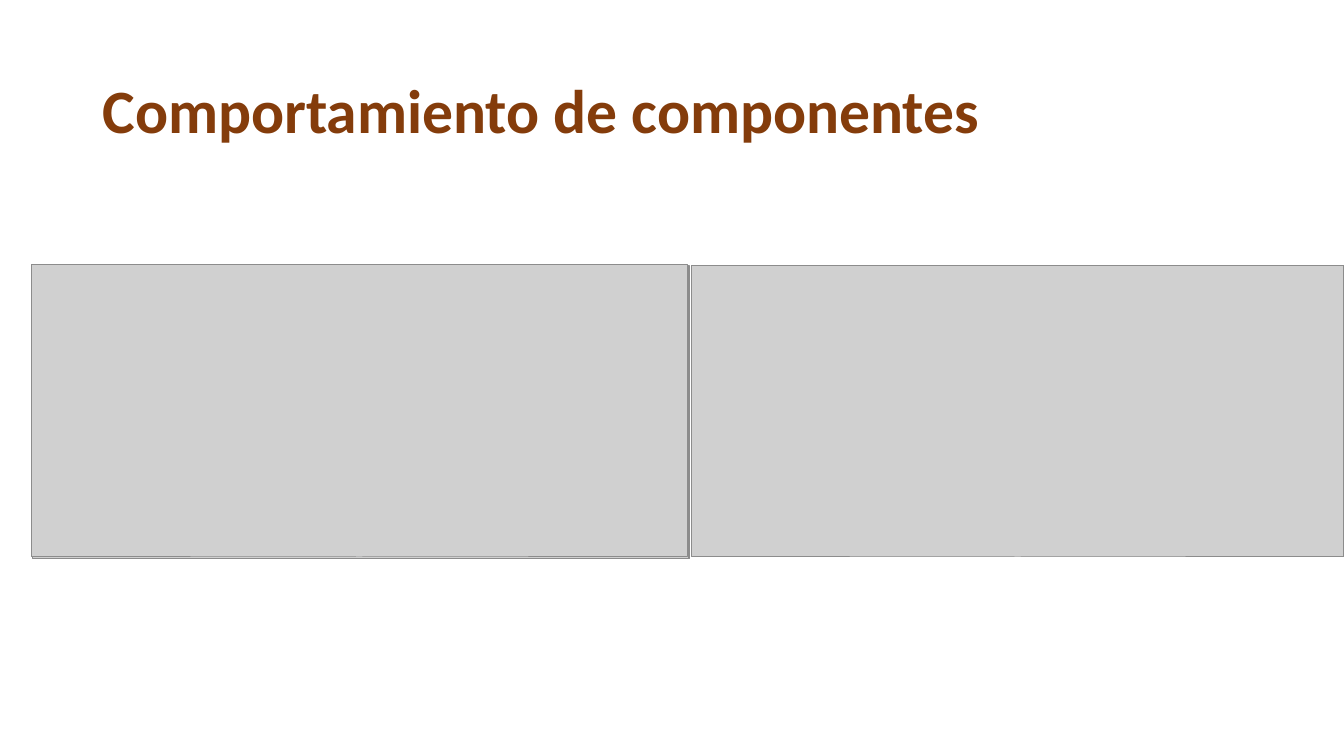
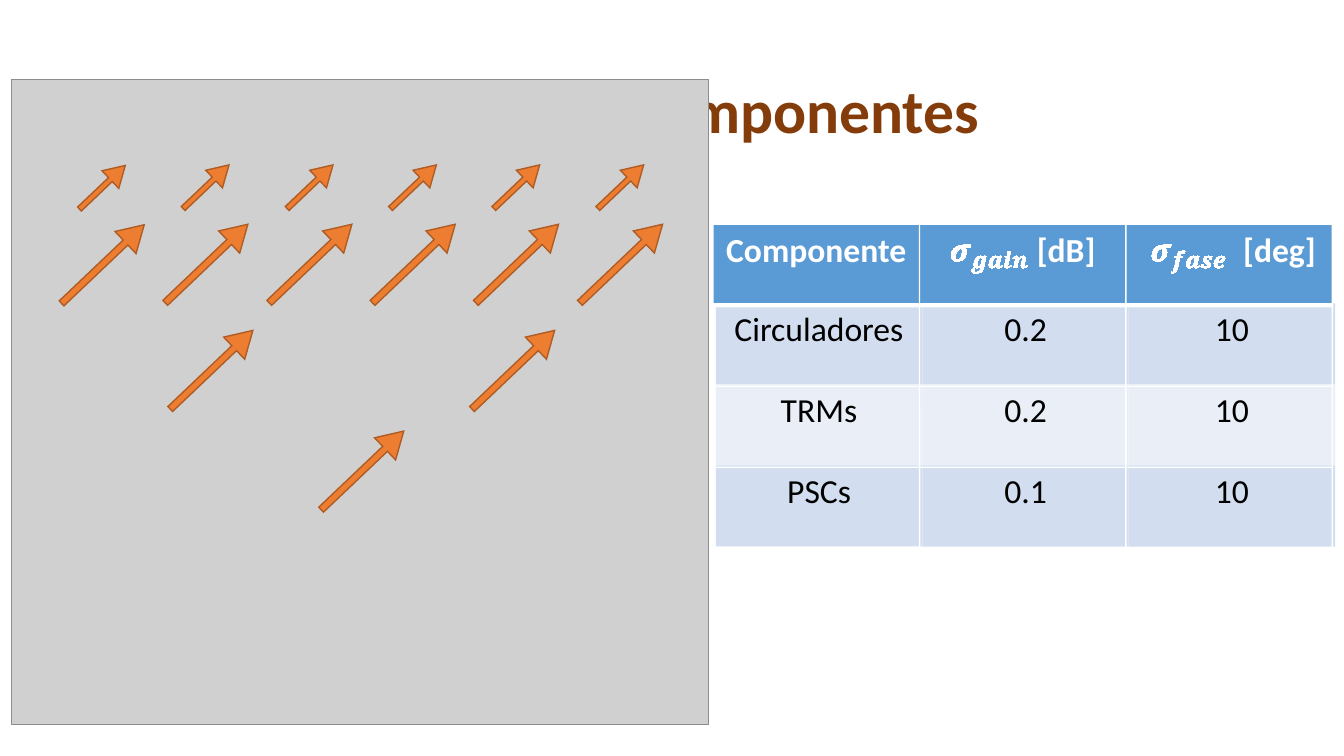
Before and after one commit to franciscoSoler/Polarimetric-Antenna-Calibrator, a slide deck: slide 48 of written/presentation/tesisInformatica.pptm. Drawn at 1344x756 pixels with LibreOffice and Linux fonts; fonts in the diff are those of the drawing; grey boxes stand for pictures. Boxes give left, top, right and bottom in pixels: in the first picture for what was removed or moved away, otherwise in the second. Text is boxed around its words. In the diff, an @@ line names an element or a change of style, - is before the commit and + after.

```diff
--- a/written/presentation/tesisInformatica.pptm
+++ b/written/presentation/tesisInformatica.pptm
@@ picture added at (11,80,709,725) @@
@@ group added at (71,156,652,218): 6 down arrows @@
@@ group added at (51,213,673,314): 6 down arrows @@
@@ group added at (713,224,1333,549): 9 lines, 4 freeform shapes, 3 rectangles, 3 texts @@
+Componente
+[dB]
+[deg]
@@ picture removed at (31,264,688,558) @@
@@ picture removed at (32,265,689,559) @@
@@ picture removed at (33,266,690,560) @@
@@ picture removed at (692,265,1344,557) @@
@@ down arrow added at (160,319,263,420), fill #ED7D31, outline #AF5C24 1 pt @@
@@ down arrow added at (462,319,565,420), fill #ED7D31, outline #AF5C24 1 pt @@
@@ group added at (716,303,1336,384): 3 rectangles, 3 texts @@
+Circuladores
+0.2
+10
@@ group added at (716,384,1336,465): 3 rectangles, 3 texts @@
+TRMs
+0.2
+10
@@ down arrow added at (310,420,414,521), fill #ED7D31, outline #AF5C24 1 pt @@
@@ group added at (716,466,1336,547): 3 rectangles, 3 texts @@
+PSCs
+0.1
+10
```
Also in this commit, not shown: 18 other slides changed, 12 slides added, 6 slides removed, 10 other files.
